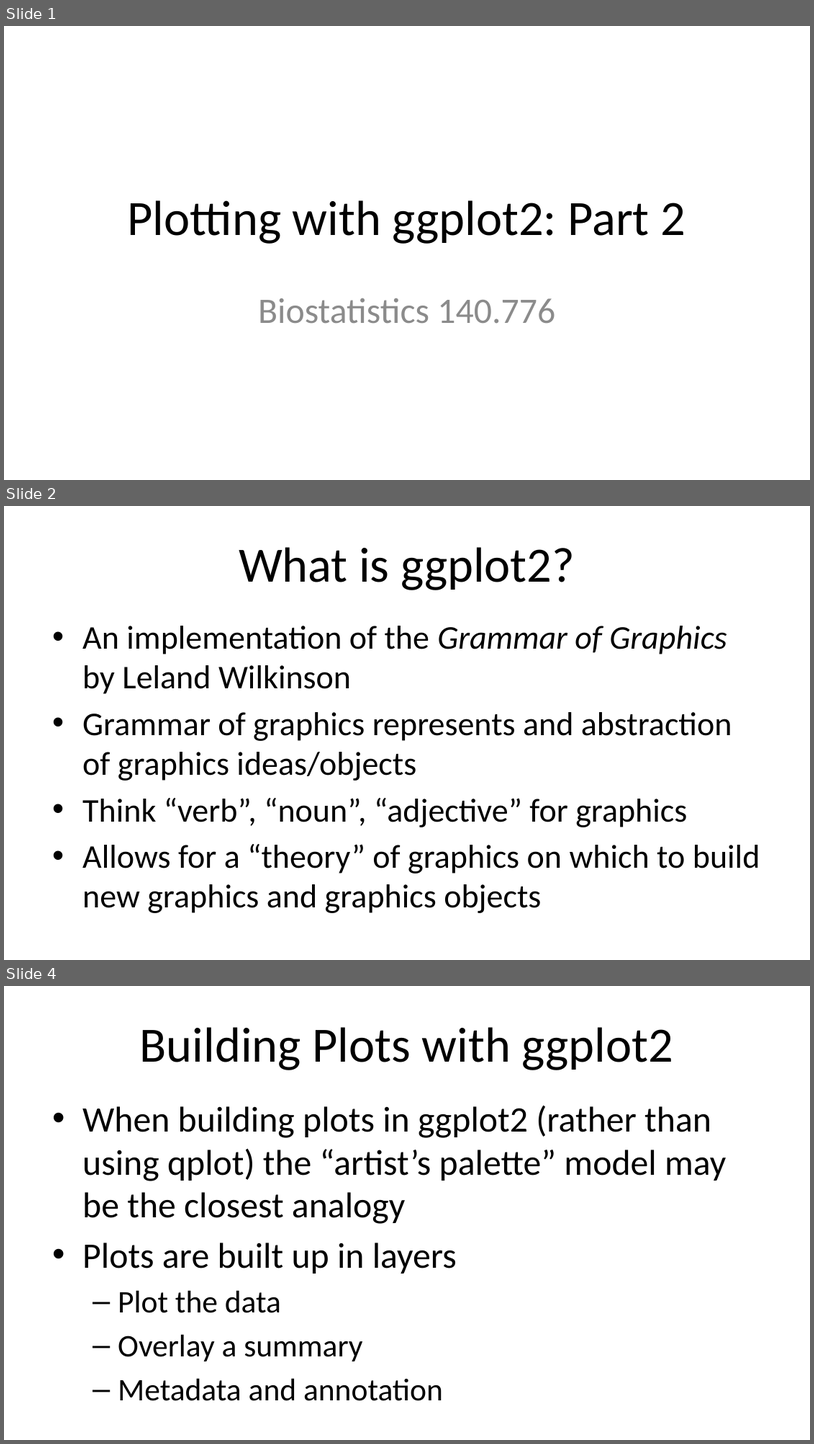
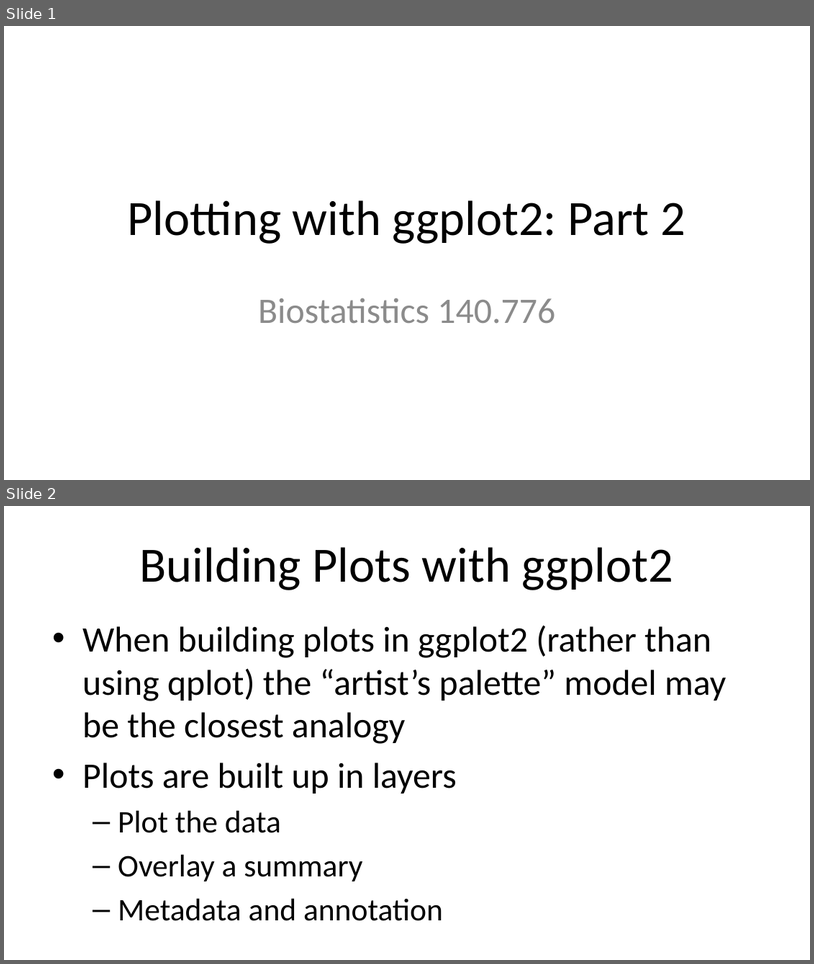
Before and after one commit to KirosG/Biostat776, a slide deck: notes/ggplot2_part2.pptx. Shown one above the other, each under a label of ours: slides 1, 2 and 4 before the commit, slides 1 and 2 after it; the slides between them are not shown. The pictures are 814x1444 and 814x964 pixels, drawn with LibreOffice and Linux fonts; fonts in the diff are those of the drawing. Boxes give left, top, right and bottom in pixels: in the first picture for what was removed or moved away, otherwise in the second. Text is boxed around its words. In the diff, an @@ line names an element or a change of style, - is before the commit and + after.

Commit message:
Update ggplot2 part 2

```diff
--- a/notes/ggplot2_part2.pptx
+++ b/notes/ggplot2_part2.pptx
@@ slide 2 removed at [4, 506, 810, 960], background #FFFFFF @@
@@ title removed at [239, 547, 575, 590] @@
-What is ggplot2?
@@ text removed at [82, 626, 761, 913] @@
-• An implementation of the Grammar of Graphics by Leland Wilkinson
-• Grammar of graphics represents and abstraction of graphics ideas/objects
-• Think “verb”, “noun”, “adjective” for graphics
-• Allows for a “theory” of graphics on which to build new graphics and graphics objects
@@ what was slide 4 is now slide 2 @@
```
Also in this commit, not shown: 1 other slide removed, 1 other file.
